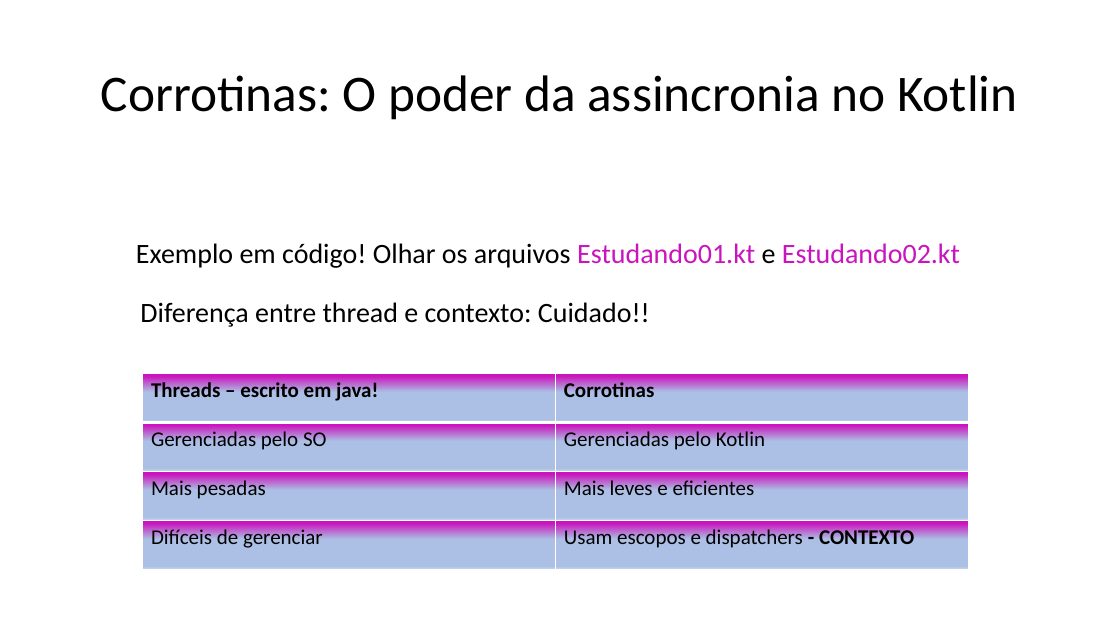
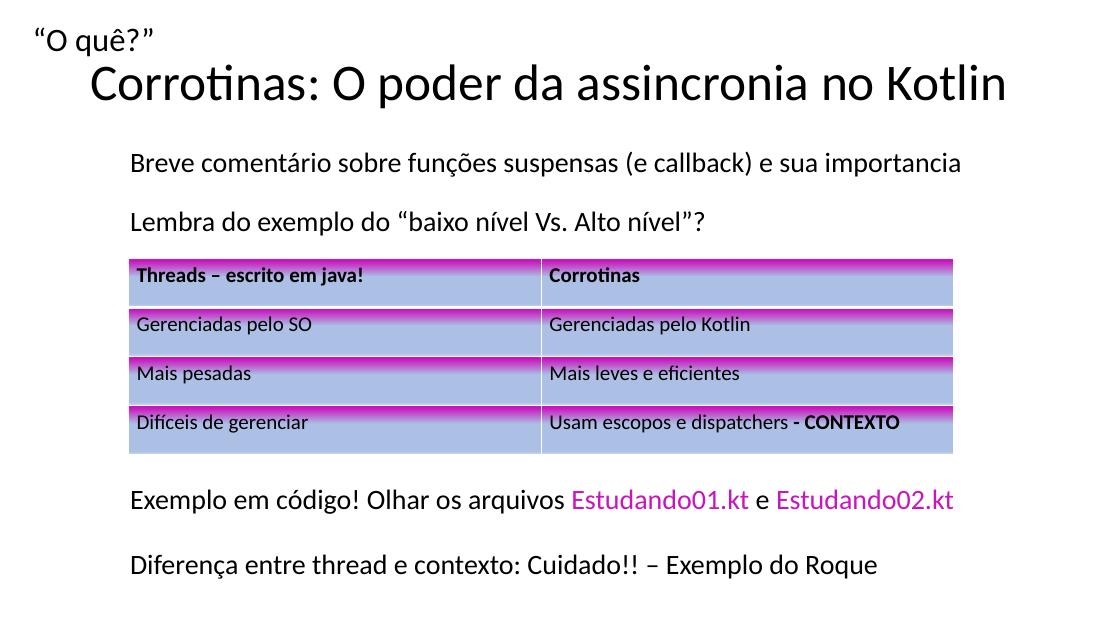
Before and after one commit to alanliongar/connectSpace_Assincronia, a slide deck: slide 12 of Apresentação do ConnectSpace.pptx (slide 7 before the commit). Drawn at 1120x630 pixels with LibreOffice and Linux fonts; fonts in the diff are those of the drawing; background and template pictures are left out. Boxes give left, top, right and bottom in pixels: in the first picture for what was removed or moved away, otherwise in the second. Text is boxed around its words. In the diff, an @@ line names an element or a change of style, - is before the commit and + after.

```diff
--- a/Apresentação do ConnectSpace.pptx
+++ b/Apresentação do ConnectSpace.pptx
@@ text added at box(33, 27, 155, 57), 28 pt, text #000000 @@
+“O quê?”
@@ title "Corrotinas: O poder da assincronia ...": place and size @@
-title "Corrotinas: O poder da assincronia ..." at box(101, 75, 1017, 120)
+title "Corrotinas: O poder da assincronia ..." at box(90, 64, 1007, 109)
@@ text added at box(130, 151, 962, 177), 24 pt, text #000000 @@
+Breve comentário sobre funções suspensas (e callback) e sua importancia
@@ text added at box(130, 211, 705, 236), 24 pt, text #000000 @@
+Lembra do exemplo do “baixo nível Vs. Alto nível”?
@@ table: place and size @@
-table at box(143, 374, 970, 570)
+table at box(129, 259, 955, 455)
@@ text "Exemplo em código! Olhar os ...": place and size @@
-text "Exemplo em código! Olhar os ..." at box(136, 243, 960, 268)
+text "Exemplo em código! Olhar os ..." at box(130, 489, 954, 514)
@@ text at box(130, 554, 878, 579): text changed @@
-Diferença entre thread e contexto: Cuidado!!
+Diferença entre thread e contexto: Cuidado!! – Exemplo do Roque
```
Also in this commit, not shown: 11 other slides changed, 6 slides added, 4 other files.
